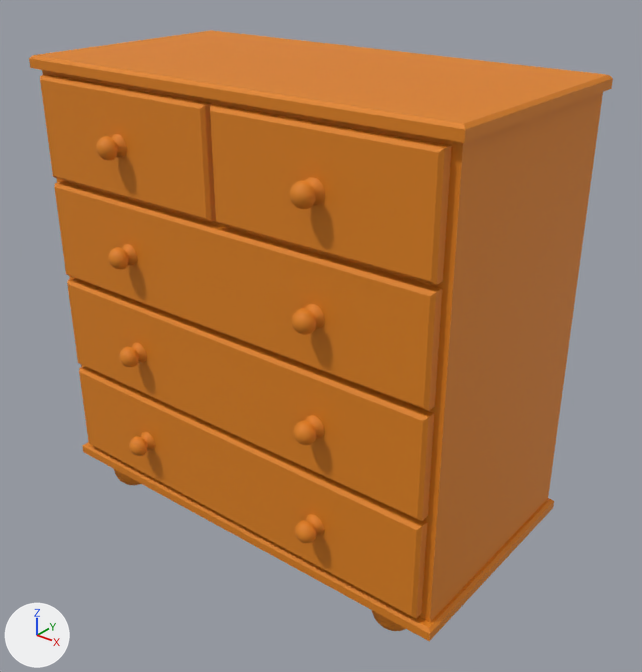
The OBJ model android/assets/data/models/obj_a_g3dbiser/petiteCommode.obj: old version first, new version second.
Rendered twice from a camera (50 mm lens) standing at (90.9, -109.3, 99.2) and looking at (4.2, -1.0, 32.1). Every picture has the same lights, and +X, +Y and +Z are marked at lower left. Where no turn or scale is listed for an object, it has been applied to the vertices.

The first picture shows 'bouton', 'bouton_1', 'bouton_2', 'bouton_3', 'bouton_4', 'bouton_5', 'bouton_6', 'bouton_7', 'corniche_basse', 'corniche_haute', 'corps', 'pied_1', 'pied_3', 'tiroir_2', 'tiroir_3', 'tiroir_4d', 'tiroir_4g', 'tiroir_bas_1'.
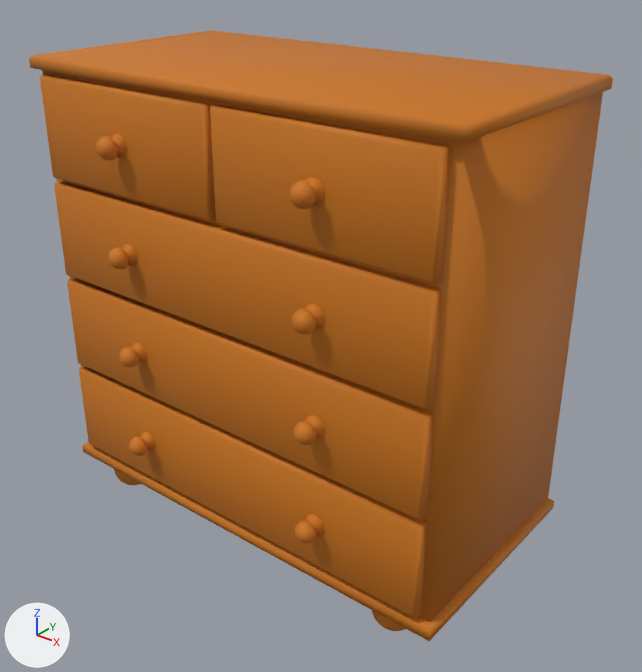
Diff of the bpy script that builds the scene:
```diff
--- a/android/assets/data/models/obj_a_g3dbiser/petiteCommode.obj.py
+++ b/android/assets/data/models/obj_a_g3dbiser/petiteCommode.obj.py
@@ mat_blondhair @@
 mat_blondhair = principled_material('blondhair')
-mat_blondhair.base_color = (0.744, 0.223, 0.00778)  # orange #e08216
+mat_blondhair.base_color = (0.595, 0.178, 0.00622)  # orange #cb7512
 mat_blondhair.roughness = 0.69
@@ me_corniche_basse @@
 me_corniche_basse.from_pydata(...)  # 18 vertices, 32 faces; spans x -41.0..41.0, y -21.0..21.0, z 0.0..2.0
+# me_corniche_basse part 1: edges marked sharp go from 20 to 0
 me_corniche_basse.materials.append(mat_blondhair)
@@ me_corniche_haute @@
 me_corniche_haute.from_pydata(...)  # 18 vertices, 32 faces; spans x -41.0..41.0, y -21.0..21.0, z 75.0..77.0
+# me_corniche_haute part 2: edges marked sharp go from 20 to 0
 me_corniche_haute.materials.append(mat_blondhair)
@@ me_corps @@
 me_corps.from_pydata(...)  # 14 vertices, 24 faces; spans x -40.0..40.0, y -19.5..20.5, z 2.0..75.0
+# me_corps part 3: edges marked sharp go from 12 to 0
 me_corps.materials.append(mat_blondhair)
@@ me_pied_1 @@
-me_pied_1.from_pydata(...)  # 962 vertices, 1920 faces; spans x -37.0..-29.0, y -19.0..-11.0, z -6.0..1.0
+me_pied_1.from_pydata(...)  # 698 vertices, 1392 faces; spans x -37.0..-29.0, y -19.0..-11.0, z -6.0..1.0
+# me_pied_1 part 4: 28 vertices moved from x -36.65..-29.44, y -18.72..-11.08, z -6.0..0.7 to x -36.67..-29.52, y -18.77..-11.11, z -6.0..0.63; 444 vertices removed from x -37.0..-29.02, y -18.98..-11.02, z -6.0..0.98; 180 vertices added at x -37.0..-29.02, y -18.98..-11.02, z -6.0..0.97
 me_pied_1.materials.append(mat_blondhair)
@@ me_pied_3 @@
-me_pied_3.from_pydata(...)  # 962 vertices, 1920 faces; spans x 27.0..35.0, y -19.0..-11.0, z -6.0..1.0
+me_pied_3.from_pydata(...)  # 698 vertices, 1392 faces; spans x 27.0..35.0, y -18.99..-11.0, z -6.0..1.0
+# me_pied_3 part 5: 22 vertices moved from x 27.2..34.83, y -18.83..-11.35, z -6.0..0.24 to x 27.26..34.89, y -18.89..-11.43, z -6.0..0.33; 450 vertices removed from x 27.02..34.98, y -19.0..-11.02, z -6.0..0.98; 186 vertices added at x 27.02..34.98, y -18.99..-11.03, z -6.0..0.97
 me_pied_3.materials.append(mat_blondhair)
@@ me_tiroir_2 @@
 me_tiroir_2.from_pydata(...)  # 18 vertices, 32 faces; spans x -38.5..38.5, y -21.5..-19.5, z 21.0..38.0
+# me_tiroir_2 part 6: edges marked sharp go from 20 to 0
 me_tiroir_2.materials.append(mat_blondhair)
@@ me_tiroir_3 @@
 me_tiroir_3.from_pydata(...)  # 18 vertices, 32 faces; spans x -38.5..38.5, y -21.5..-19.5, z 39.0..56.0
+# me_tiroir_3 part 7: edges marked sharp go from 20 to 0
 me_tiroir_3.materials.append(mat_blondhair)
@@ me_tiroir_4d @@
 me_tiroir_4d.from_pydata(...)  # 18 vertices, 32 faces; spans x 0.5..38.5, y -21.5..-19.5, z 57.0..74.0
+# me_tiroir_4d part 8: edges marked sharp go from 20 to 0
 me_tiroir_4d.materials.append(mat_blondhair)
@@ me_tiroir_4g @@
 me_tiroir_4g.from_pydata(...)  # 18 vertices, 32 faces; spans x -38.5..-0.5, y -21.5..-19.5, z 57.0..74.0
+# me_tiroir_4g part 9: edges marked sharp go from 20 to 0
 me_tiroir_4g.materials.append(mat_blondhair)
@@ me_tiroir_bas_1 @@
 me_tiroir_bas_1.from_pydata(...)  # 18 vertices, 32 faces; spans x -38.5..38.5, y -21.5..-19.5, z 3.0..20.0
+# me_tiroir_bas_1 part 10: edges marked sharp go from 20 to 0
 me_tiroir_bas_1.materials.append(mat_blondhair)
```

Location of each change, (x1, y1, x2, y2) in pixels of the pictures (642 x 672 px):
'corps', recoloured, shading changed
    both: (42, 70, 603, 623)
'tiroir_3', recoloured, shading changed
    both: (54, 181, 442, 411)
'tiroir_2', recoloured, shading changed
    both: (67, 278, 434, 521)
'corniche_haute', recoloured, shading changed
    both: (29, 30, 613, 143)
'tiroir_4d', recoloured, shading changed
    both: (210, 104, 452, 285)
'tiroir_bas_1', recoloured, shading changed
    both: (79, 366, 427, 618)
'tiroir_4g', recoloured, shading changed
    both: (40, 75, 216, 222)
'corniche_basse', recoloured, shading changed
    both: (83, 442, 554, 641)
'bouton_6', recoloured
    both: (290, 177, 325, 209)
'bouton_4', recoloured
    both: (292, 304, 325, 335)
'bouton_2', recoloured
    both: (293, 415, 325, 445)
'bouton_7', recoloured
    both: (96, 134, 127, 160)
'bouton', recoloured
    both: (295, 514, 324, 543)
'bouton_5', recoloured
    both: (108, 244, 137, 269)
'bouton_3', recoloured
    both: (119, 342, 147, 367)
'bouton_1', recoloured
    both: (129, 432, 155, 456)
'pied_3', recoloured
    both: (372, 610, 406, 631)
'pied_1', recoloured
    both: (114, 469, 141, 485)
